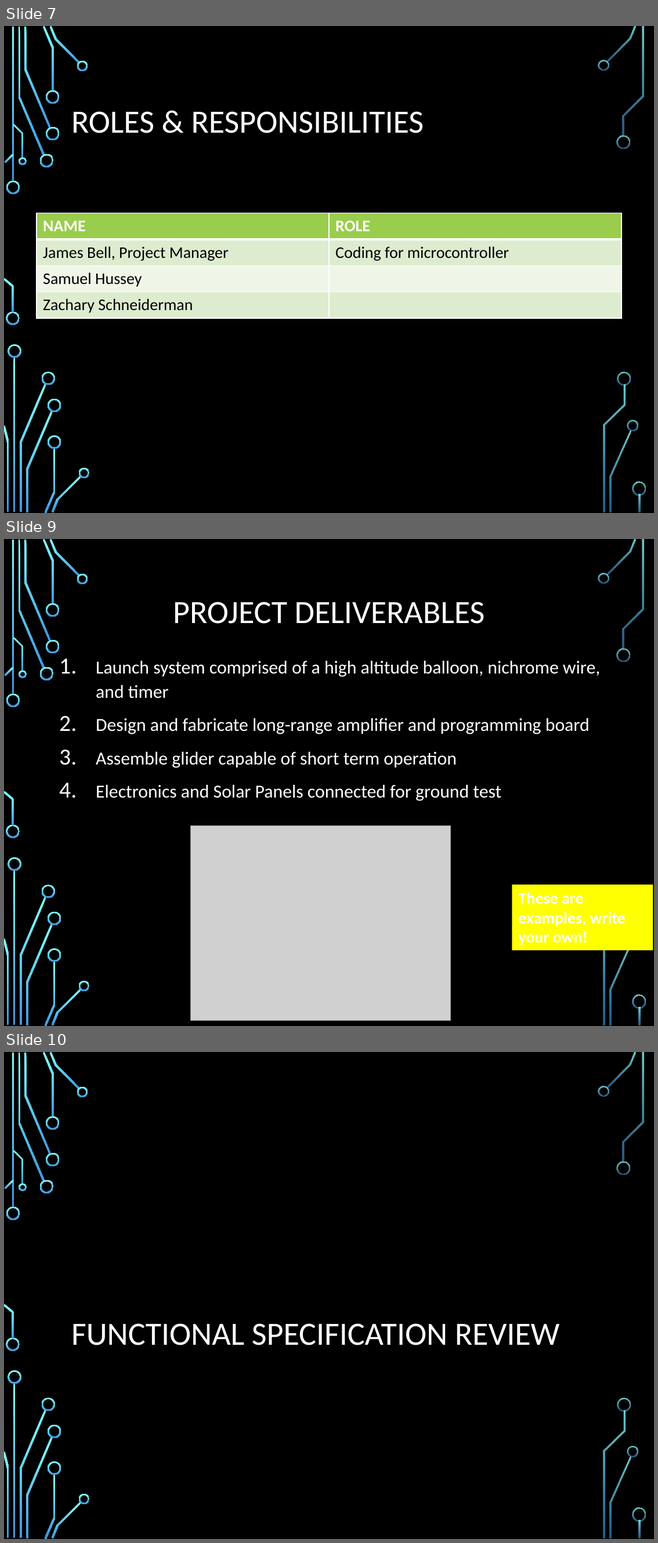
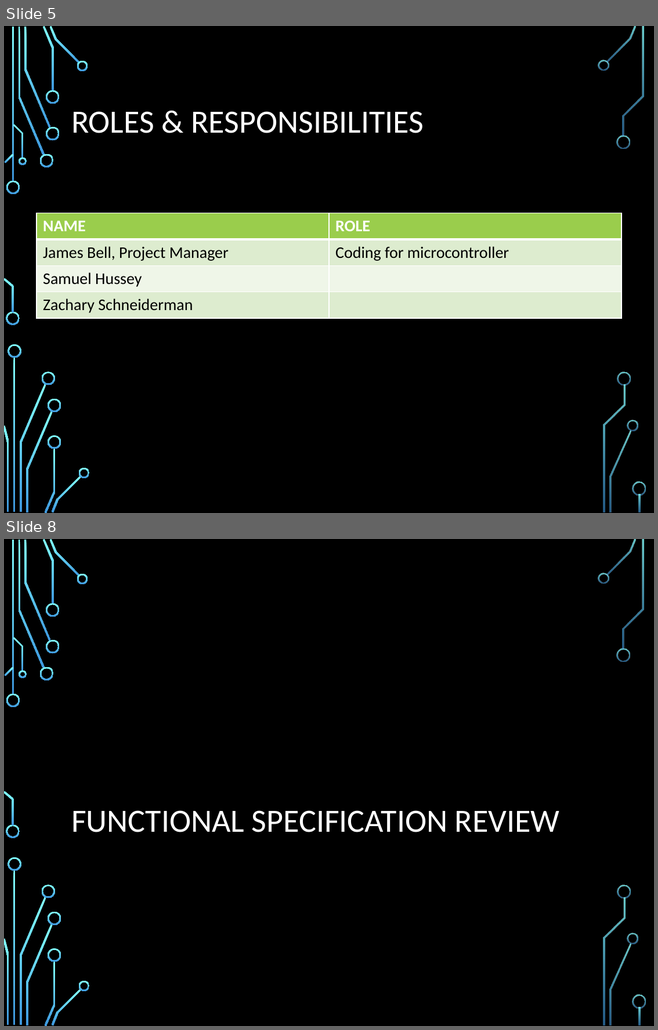
Before and after one commit to ZSchneiderman/SDR-Senior-Design, a slide deck: docs/Team 1.12 SDR Radio IDR.pptx. Shown one above the other, each under a label of ours: slides 7, 9 and 10 before the commit, slides 5 and 8 after it; the slides between them are not shown. The pictures are 658x1543 and 658x1030 pixels, drawn with LibreOffice and Linux fonts; fonts in the diff are those of the drawing; grey boxes stand for pictures; background and template pictures are left out. Boxes give left, top, right and bottom in pixels: in the first picture for what was removed or moved away, otherwise in the second. Text is boxed around its words. In the diff, an @@ line names an element or a change of style, - is before the commit and + after.

```diff
--- a/docs/Team 1.12 SDR Radio IDR.pptx
+++ b/docs/Team 1.12 SDR Radio IDR.pptx
@@ slide 9 removed at (4, 539, 654, 1026), background picture (left out); not listed: 35 template elements that a slide beside it also shows @@
@@ title removed at (173, 602, 485, 624) @@
-PROJECT DELIVERABLES
@@ text removed at (96, 661, 600, 801) @@
-1. Launch system comprised of a high altitude balloon, nichrome wire, and timer
-2. Design and fabricate long-range amplifier and programming board
-3. Assemble glider capable of short term operation
-4. Electronics and Solar Panels connected for ground test
@@ picture removed at (190, 826, 450, 1021) @@
@@ rectangle removed at (512, 885, 653, 950) @@
-These are examples, write your own!
@@ what was slide 7 is now slide 5 @@
@@ what was slide 10 is now slide 8 @@
```
Also in this commit, not shown: 12 slides changed, 4 slides added, 5 other slides removed.
